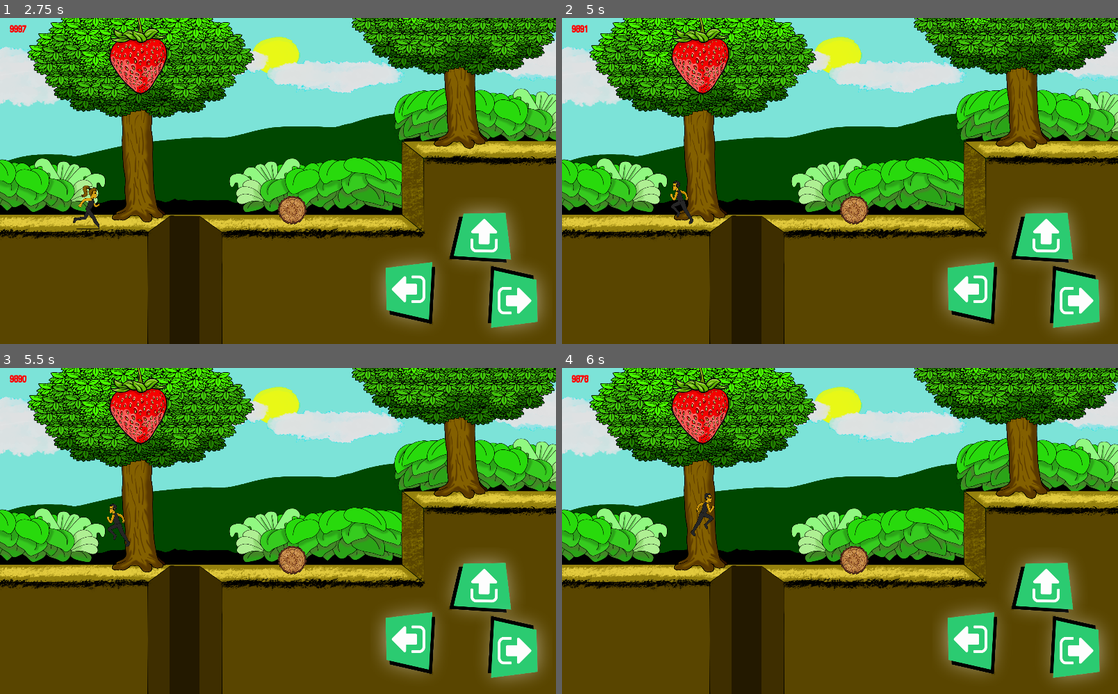
Above: before the commit, frames 1-4 (two rows, left to right).
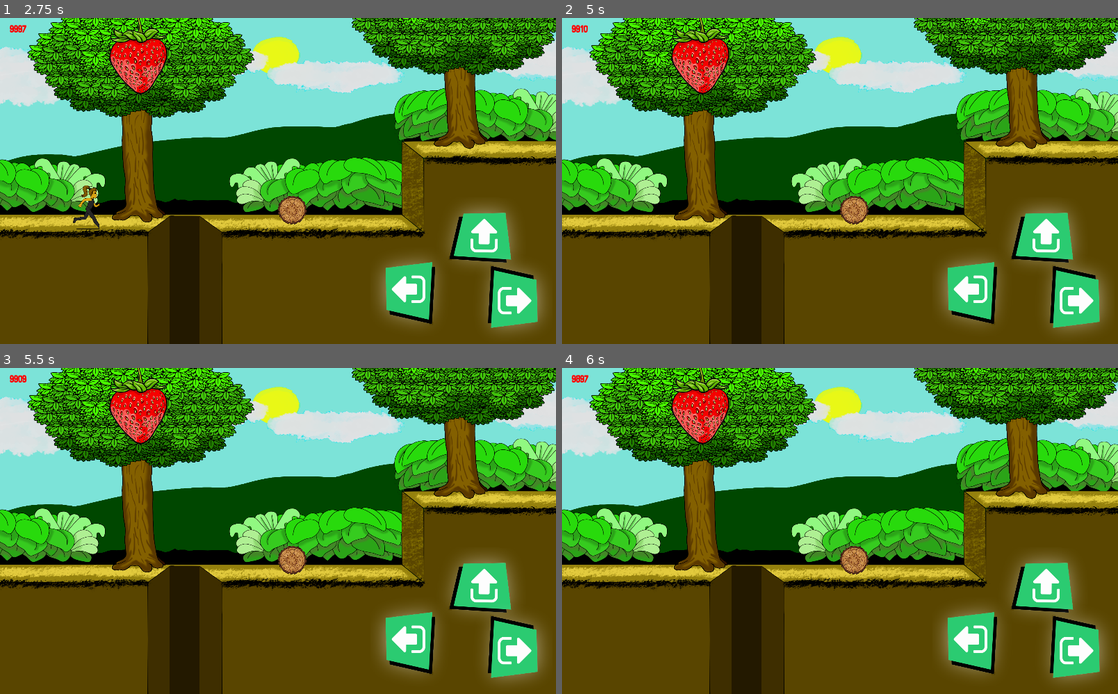
Above: after the commit, the same moments.

Repository: joelyo1996/nutriciber
Game: Godot game, scene res://Escenas/Mapa11/Mapa11.tscn
The game is run twice, just before and just after one commit, with the same random seed, the same clock (stepped at 60 frames per second) and the same inputs. This scene is started directly instead of the project's main scene.
Inputs (mouse positions are in pixels of both pictures, inside the frame that each line leads up to):
- Up to frame 1 (2.75 s): click (478, 239) at 0.5 s; click (411, 291) at 1.25 s; click (511, 298) at 2 s
- Up to frame 2 (5 s): move the mouse to (962, 164) at 2.77 s; hold Right (ui_right) 2.78-3.5 s; hold Up (ui_up) 2.78-3.5 s; click (962, 164) at 2.92 s; tap Enter at 3.5 s; drag from (728, 197) to (701, 63) at 3.52 s; tap Space at 4.25 s; move the mouse to (895, 109) at 4.27 s; hold Left (ui_left) from 4.28 s (still down); hold Up (ui_up) from 4.28 s (still down)
- Up to frame 3 (5.5 s): release Left (ui_left) at 5 s; release Up (ui_up) at 5 s; drag from (250, 596) to (139, 413) at 5.02 s
- Up to frame 4 (6 s): move the mouse to (1006, 579) at 5.77 s; hold Right (ui_right) from 5.78 s (still down); hold Up (ui_up) from 5.78 s (still down)

Frame 1 is identical in both runs. In frame 2, 0.2% of the frame differs, in the area x 2-24%, y 2-64%; in frame 3, 0.2%; in frame 4, 0.2%, in the area x 3-28%, y 2-52%.

Commit message:
animacion_saltar
animacion saltar de pelo corto

Diff:
--- a/Escenas/Mapa11/KinematicBody2D.gd
+++ b/Escenas/Mapa11/KinematicBody2D.gd
@@ -8,6 +8,7 @@
 func _physics_process(delta):
 	if veri == true:
 		if Global.peloCorto:
+			$CortoSalto.visible = true
 			veri = false
 		if Global.largoSalto == true:
 			$LargoCaminar.visible = true
@@ -19,26 +20,40 @@
 		$LargoCaminar.visible = false
 		$SpritePersonaje.visible = false
 		$LargoCaminar.visible = false
+		if Global.peloCorto:
+			$LargoSalto.visible = false
+			$SpriteSalto.visible = false
+			$CortoSalto.visible = true
+			$AnimationPersonaje.play("Salto_corto")
+			saltando = true
+			move.y = -salto
+			Global.Energia = Global.Energia - 10
+			yield(get_tree().create_timer(1),"timeout")
+			move.y = +salto
+			yield(get_tree().create_timer(1),"timeout")
+			salto = 100
+			saltando = false
+			$SpriteSalto.visible = false
+			$AudioSaltar.stop()
+			$LargoSalto.visible = false
+			$LargoCaminar.visible = false
+
 		if Global.largoSalto == true:
 			$LargoSalto.visible = true
 			$SpriteSalto.visible = false
 			$AnimationPersonaje.play("saltar_largo")
-		else:
+			saltando = true
+			move.y = -salto
+			Global.Energia = Global.Energia - 10
+			yield(get_tree().create_timer(1),"timeout")
+			move.y = +salto
+			yield(get_tree().create_timer(1),"timeout")
+			salto = 100
+			saltando = false
+			$SpriteSalto.visible = false
+			$AudioSaltar.stop()
 			$LargoSalto.visible = false
-			$SpriteSalto.visible = true
-			$AnimationPersonaje.play("salto")
-		saltando = true
-		move.y = -salto
-		Global.Energia = Global.Energia - 10
-		yield(get_tree().create_timer(1),"timeout")
-		move.y = +salto
-		yield(get_tree().create_timer(1),"timeout")
-		salto = 100
-		saltando = false
-		$SpriteSalto.visible = false
-		$AudioSaltar.stop()
-		$LargoSalto.visible = false
-		$LargoCaminar.visible=true
+			$LargoCaminar.visible=true
 
 	if Input.is_action_pressed("ui_right")&& Global.Energia != 0:
 		if Global.largoSalto == true && !saltando== true:
--- a/Escenas/Personaje/Personaje.tscn
+++ b/Escenas/Personaje/Personaje.tscn
@@ -27,8 +27,7 @@
 "values": [ 0, 1, 2, 3 ]
 }
 
-[sub_resource type="Animation" id=2]
-resource_name = "caminar"
+[sub_resource type="Animation" id=3]
 length = 0.5
 tracks/0/type = "value"
 tracks/0/path = NodePath("SpritePersonaje:frame")
@@ -43,8 +42,7 @@
 "values": [ 4, 5, 7 ]
 }
 
-[sub_resource type="Animation" id=3]
-resource_name = "caminar_largo"
+[sub_resource type="Animation" id=4]
 tracks/0/type = "value"
 tracks/0/path = NodePath("LargoCaminar:frame")
 tracks/0/interp = 1
@@ -86,8 +84,7 @@
 "values": [ 0, 1, 2, 3 ]
 }
 
-[sub_resource type="Animation" id=6]
-resource_name = "saltar_largo"
+[sub_resource type="Animation" id=7]
 tracks/0/type = "value"
 tracks/0/path = NodePath("LargoSalto:frame")
 tracks/0/interp = 1
@@ -121,10 +118,10 @@
 frame = 1
 
 [node name="AnimationPersonaje" type="AnimationPlayer" parent="."]
-anims/Salto_corto = SubResource( 8 )
-anims/caminar = SubResource( 2 )
-anims/caminar_largo = SubResource( 3 )
-anims/salto = SubResource( 4 )
+anims/Salto_corto = SubResource( 2 )
+anims/caminar = SubResource( 3 )
+anims/caminar_largo = SubResource( 4 )
+anims/salto = SubResource( 5 )
 
 [node name="SpriteSalto" type="Sprite" parent="."]
 visible = false
@@ -133,14 +130,14 @@
 hframes = 4
 
 [node name="AnimationPlayer" type="AnimationPlayer" parent="."]
-anims/saltar = SubResource( 5 )
-anims/saltar_largo = SubResource( 6 )
+anims/saltar = SubResource( 6 )
+anims/saltar_largo = SubResource( 7 )
 
 [node name="AreaPersonaje" type="Area2D" parent="."]
 
 [node name="CollisionShape2D" type="CollisionShape2D" parent="AreaPersonaje"]
 position = Vector2( 22.752, 2.84387 )
-shape = SubResource( 7 )
+shape = SubResource( 8 )
 
 [node name="AudioPersonaje" type="AudioStreamPlayer" parent="."]
 stream = ExtResource( 4 )
@@ -162,7 +159,6 @@
 texture = ExtResource( 7 )
 vframes = 2
 hframes = 4
-frame = 4
 
 [node name="LargoCaminar" type="Sprite" parent="."]
 visible = false
Not shown: 4 places in Escenas/Personaje/Personaje.tscn that only renumber resources
